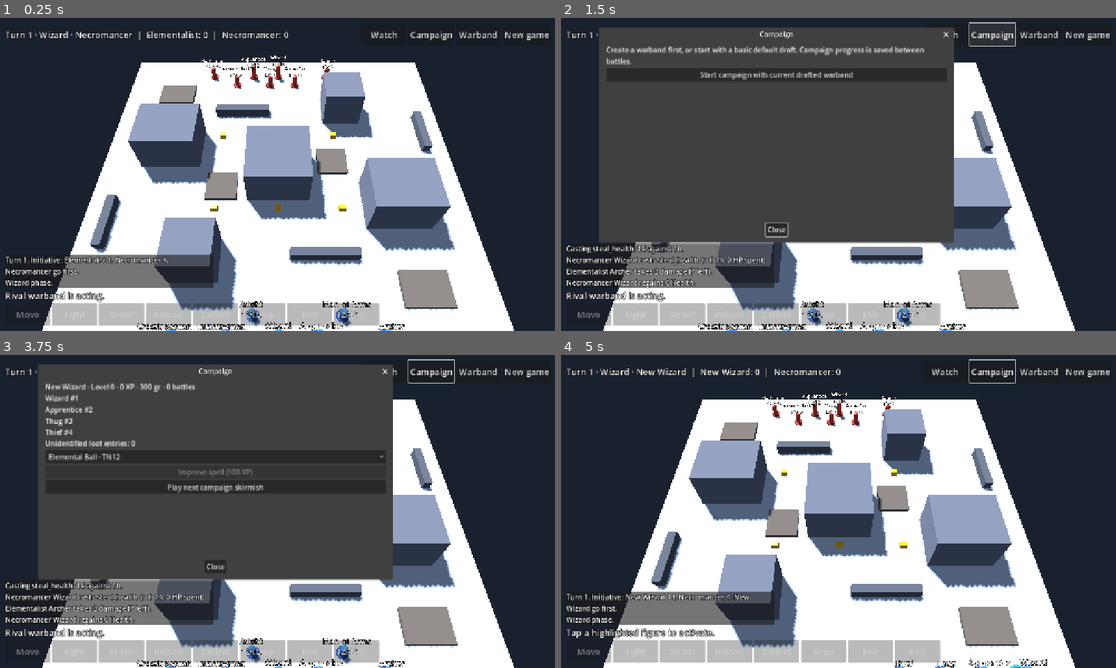
Above: before the commit, frames 1-4 (two rows, left to right).
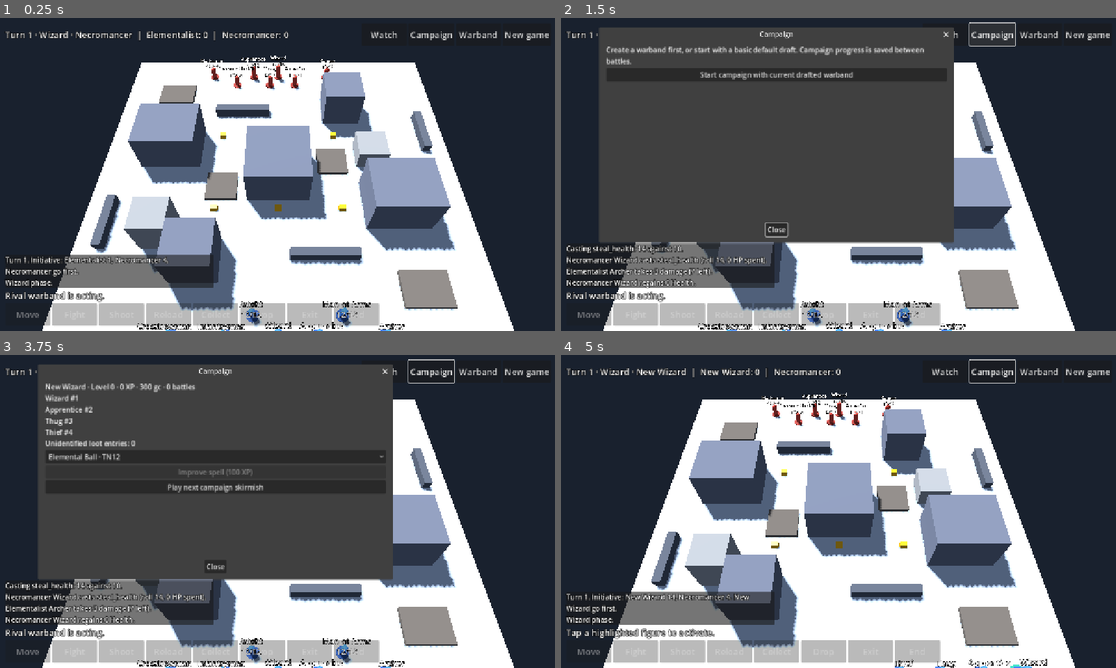
Above: after the commit, the same moments.

Repository: drag0nblad3/Frostgame
Game: Godot game, scene res://scenes/main.tscn
Same seed, same stepped clock (60 frames per second), same inputs: the game is played once before the commit and once after it.
Inputs:
- Up to frame 1 (0.25 s): no input
- Up to frame 2 (1.5 s): click "Campaign" at 0.5 s; click "Campaign" at 1.25 s
- Up to frame 3 (3.75 s): click "New game" at 2 s; click "New game" at 2.75 s; click "Start campaign with current d…" at 3.5 s
- Up to frame 4 (5 s): click "Play next campaign skirmish" at 4.25 s

The runs differ from the first frame. In frame 1, 1.8% of the frame differs, in the area x 22-71%, y 36-82%; in frame 2, 0.2%; in frame 3, 0.2%; in frame 4, 1.8%.

Commit message:
Make elevated surfaces playable in 3D with height-aware markers and picking

Diff:
--- a/data/boards/frozen_ruins.json
+++ b/data/boards/frozen_ruins.json
@@ -1,20 +1,145 @@
 {
-	"id": "frozen_ruins",
-	"name": "Frozen Ruins",
-	"size": [36, 36],
-	"pieces": [
-		{"kind": "ruin", "rect": [4, 12, 6, 5]},
-		{"kind": "ruin", "rect": [26, 19, 6, 5]},
-		{"kind": "ruin", "rect": [15, 15, 6, 6]},
-		{"kind": "ruin", "rect": [9, 25, 4, 4]},
-		{"kind": "ruin", "rect": [23, 7, 4, 4]},
-		{"kind": "wall", "rect": [11, 9, 6, 0.8]},
-		{"kind": "wall", "rect": [19, 26.2, 6, 0.8]},
-		{"kind": "wall", "rect": [2, 21, 0.8, 5]},
-		{"kind": "wall", "rect": [33.2, 10, 0.8, 5]},
-		{"kind": "rubble", "rect": [11, 18, 3, 3]},
-		{"kind": "rubble", "rect": [22, 15, 3, 3]},
-		{"kind": "rubble", "rect": [28, 28, 4, 3]},
-		{"kind": "rubble", "rect": [4, 5, 4, 3]}
-	]
+  "id": "frozen_ruins",
+  "name": "Frozen Ruins",
+  "size": [
+    36,
+    36
+  ],
+  "pieces": [
+    {
+      "kind": "ruin",
+      "rect": [
+        4,
+        12,
+        6,
+        5
+      ]
+    },
+    {
+      "kind": "ruin",
+      "rect": [
+        26,
+        19,
+        6,
+        5
+      ]
+    },
+    {
+      "kind": "ruin",
+      "rect": [
+        15,
+        15,
+        6,
+        6
+      ]
+    },
+    {
+      "kind": "ruin",
+      "rect": [
+        9,
+        25,
+        4,
+        4
+      ]
+    },
+    {
+      "kind": "ruin",
+      "rect": [
+        23,
+        7,
+        4,
+        4
+      ]
+    },
+    {
+      "kind": "wall",
+      "rect": [
+        11,
+        9,
+        6,
+        0.8
+      ]
+    },
+    {
+      "kind": "wall",
+      "rect": [
+        19,
+        26.2,
+        6,
+        0.8
+      ]
+    },
+    {
+      "kind": "wall",
+      "rect": [
+        2,
+        21,
+        0.8,
+        5
+      ]
+    },
+    {
+      "kind": "wall",
+      "rect": [
+        33.2,
+        10,
+        0.8,
+        5
+      ]
+    },
+    {
+      "kind": "rubble",
+      "rect": [
+        11,
+        18,
+        3,
+        3
+      ]
+    },
+    {
+      "kind": "rubble",
+      "rect": [
+        22,
+        15,
+        3,
+        3
+      ]
+    },
+    {
+      "kind": "rubble",
+      "rect": [
+        28,
+        28,
+        4,
+        3
+      ]
+    },
+    {
+      "kind": "rubble",
+      "rect": [
+        4,
+        5,
+        4,
+        3
+      ]
+    },
+    {
+      "kind": "platform",
+      "rect": [
+        7,
+        19,
+        3,
+        3
+      ]
+    },
+    {
+      "kind": "tower",
+      "rect": [
+        27,
+        10,
+        3,
+        3
+      ]
+    }
+  ]
 }
--- a/src/core/rules/treasure/treasure_rules.gd
+++ b/src/core/rules/treasure/treasure_rules.gd
@@ -10,12 +10,12 @@
 		return false
 	if f.treasure_id >= 0 or f.def.traits.has("animal"):
 		return false
-	if f.pos.distance_to(token.pos) > Figure.BASE_RADIUS + TOKEN_RADIUS + 0.01:
+	if absf(f.elevation - s.board.height_at(token.pos)) >= 0.5 or f.pos.distance_to(token.pos) > Figure.BASE_RADIUS + TOKEN_RADIUS + 0.01:
 		return false
 	for enemy in s.figures:
 		if enemy.side == f.side or not enemy.in_play():
 			continue
-		if enemy.pos.distance_to(f.pos) <= 2.0 or enemy.pos.distance_to(token.pos) <= Figure.BASE_RADIUS + TOKEN_RADIUS + 1.0:
+		if Shooting.distance(enemy, f) <= 1.0 or Vector3(enemy.pos.x, enemy.elevation, enemy.pos.y).distance_to(Vector3(token.pos.x, s.board.height_at(token.pos), token.pos.y)) <= Figure.BASE_RADIUS + TOKEN_RADIUS + 1.0:
 			return false
 	return true
 
--- a/src/core/rules/turn/early_phase.gd
+++ b/src/core/rules/turn/early_phase.gd
@@ -33,7 +33,7 @@
 		for soldier in s.side_figures(side):
 			if soldier.activated or Phase.of_figure(soldier) != Phase.SOLDIER:
 				continue
-			var edge_distance := maxf(leader.pos.distance_to(soldier.pos) - 2.0 * Figure.BASE_RADIUS, 0.0)
+			var edge_distance := Shooting.distance(leader, soldier)
 			if edge_distance <= RANGE and LineOfSight.check(s.board, leader.pos, soldier.pos).clear:
 				ids.append(soldier.id)
 		eligible[side] = ids
--- a/src/core/state/spell_actions.gd
+++ b/src/core/state/spell_actions.gd
@@ -25,7 +25,7 @@
 		return false
 	if kind == "self":
 		return t == f and f.elemental_shield == 0
-	if kind == "touch" and t != f and not Contact.touching(f.pos, t.pos):
+	if kind == "touch" and t != f and not Contact.figures_touch(f, t):
 		return false
 	if not LineOfSight.check(s.board, f.pos, t.pos).clear and t != f:
 		return false
--- a/src/core/state/treasure_actions.gd
+++ b/src/core/state/treasure_actions.gd
@@ -29,7 +29,7 @@
 
 
 func can_drop(at: Vector2) -> bool:
-	if _c.state.group.movement_pass() or not _c.state.pending_cast.is_empty():
+	if _c.awaiting_reaction() or _c.state.group.movement_pass() or not _c.state.pending_cast.is_empty():
 		return false
 	var f := _c.state.active()
 	if f == null or not f.in_play() or f.treasure_id < 0 or f.actions_left <= 0:
@@ -38,7 +38,7 @@
 		return false
 	if f.pos.distance_to(at) < 0.85 or f.pos.distance_to(at) > 1.25:
 		return false
-	if not _c.state.board.can_stand(at, TreasureRules.TOKEN_RADIUS):
+	if not _c.state.board.can_stand(at, TreasureRules.TOKEN_RADIUS) or not is_equal_approx(_c.state.board.height_at(at), f.elevation):
 		return false
 	for other in _c.state.figures:
 		if other.in_play() and other.pos.distance_to(at) < Figure.BASE_RADIUS + TreasureRules.TOKEN_RADIUS:
--- a/src/view/battle/battle_input.gd
+++ b/src/view/battle/battle_input.gd
@@ -272,10 +272,10 @@
 			"select": return c.activate(id)
 			"fight": return c.fight(id)
 			"shoot": return c.shoot(id)
-	var hit: Variant = Plane(Vector3.UP, 0.0).intersects_ray(camera.project_ray_origin(screen), camera.project_ray_normal(screen))
+	var hit: Variant = _surface_at(screen)
 	if hit == null:
 		return false
-	var at := TableSpace.to_table(hit)
+	var at: Vector2 = hit
 	if mode == "collect":
 		for token in tokens:
 			if at.distance_to(token.pos) <= 0.9:
@@ -295,7 +295,7 @@
 	var id := -1
 	var distance := 42.0
 	for f in targets:
-		var point := TableSpace.to_world(f.pos, 0.75)
+		var point := TableSpace.to_world(f.pos, 0.75 + f.elevation)
 		if camera.is_position_behind(point):
 			continue
 		var d := screen.distance_to(camera.unproject_position(point))
@@ -317,3 +317,28 @@
 		available.append("empower_plus")
 	if empower > 0:
 		available.append("empower_minus")
+
+
+## Pick the nearest visible exposed surface rather than always intersecting ground.
+func _surface_at(screen: Vector2) -> Variant:
+	var origin := camera.project_ray_origin(screen)
+	var direction := camera.project_ray_normal(screen)
+	var board := c.state.board
+	var heights: Array[float] = [0.0]
+	for piece in board.pieces:
+		if piece.kind.walkable_top and not heights.has(piece.kind.height):
+			heights.append(piece.kind.height)
+	var best: Variant = null
+	var nearest := INF
+	for height in heights:
+		var hit: Variant = Plane(Vector3.UP, height).intersects_ray(origin, direction)
+		if hit == null:
+			continue
+		var point := TableSpace.to_table(hit)
+		if not board.contains(point) or not is_equal_approx(board.height_at(point), height):
+			continue
+		var distance := origin.distance_to(hit)
+		if distance < nearest:
+			nearest = distance
+			best = point
+	return best
--- a/src/view/battle/battle_markers.gd
+++ b/src/view/battle/battle_markers.gd
@@ -3,6 +3,7 @@
 ## Instanced tabletop markers: legal movement positions or selectable targets.
 
 var _layers: Array[MultiMeshInstance3D] = []
+var board: Board
 
 
 func clear() -> void:
@@ -31,7 +32,7 @@
 	mm.mesh = disk
 	mm.instance_count = points.size()
 	for i in points.size():
-		mm.set_instance_transform(i, Transform3D(Basis.IDENTITY, TableSpace.to_world(points[i], 0.035)))
+		mm.set_instance_transform(i, Transform3D(Basis.IDENTITY, TableSpace.to_world(points[i], 0.035 + (board.height_at(points[i]) if board != null else 0.0))))
 	marker.multimesh = mm
 	add_child(marker)
 	_layers.append(marker)
--- a/src/view/battle/battle_scene.gd
+++ b/src/view/battle/battle_scene.gd
@@ -70,6 +70,7 @@
 	state.reaction_side = -2 if watch_mode else player_side
 	controller = GameController.new(state, Dice.new(seed_value))
 	_board_view.build(state.board)
+	_markers.board = state.board
 	_rig.look_at_table(TableSpace.to_world(state.board.size * 0.5))
 	player = EventPlayer.new()
 	player.state = state
--- a/src/view/battle/event_player.gd
+++ b/src/view/battle/event_player.gd
@@ -64,7 +64,7 @@
 		"treasure_drop":
 			var token: MeshInstance3D = treasure_views[d["treasure"]]
 			token.reparent(self, false)
-			token.position = TableSpace.to_world(d["at"], 0.25)
+			token.position = TableSpace.to_world(d["at"], 0.25 + state.board.height_at(d["at"]))
 		"treasure_secured", "treasure_lost":
 			var token: MeshInstance3D = treasure_views[d["treasure"]]
 			token.visible = false
@@ -85,8 +85,10 @@
 func _animate_move(v: FigureView, path: PackedVector2Array) -> void:
 	var t := create_tween()
 	for i in range(1, path.size()):
-		var step := path[i - 1].distance_to(path[i])
-		t.tween_property(v, "position", TableSpace.to_world(path[i]), step * 0.06)
+		var destination := TableSpace.to_world(path[i], state.board.height_at(path[i]))
+		var start := TableSpace.to_world(path[i - 1], state.board.height_at(path[i - 1]))
+		var duration := maxf(0.01, start.distance_to(destination) * 0.06)
+		t.tween_property(v, "position", destination, duration)
 	_wait_for(t)
 
 
@@ -141,5 +143,5 @@
 		marker.mesh = box
 		marker.material_override = BoardView._mat(Color(1.0, 0.73, 0.15), 0.3)
 		add_child(marker)
-		marker.position = TableSpace.to_world(token.pos, 0.25)
+		marker.position = TableSpace.to_world(token.pos, 0.25 + state.board.height_at(token.pos))
 		treasure_views[token.id] = marker
--- a/src/view/figure_view.gd
+++ b/src/view/figure_view.gd
@@ -48,7 +48,7 @@
 	_plate.outline_size = 10
 	_plate.position.y = tall + 0.7
 	add_child(_plate)
-	position = TableSpace.to_world(f.pos)
+	position = TableSpace.to_world(f.pos, f.elevation)
 	refresh(f)
 
 
Not shown, changed: docs/rules-coverage.md
